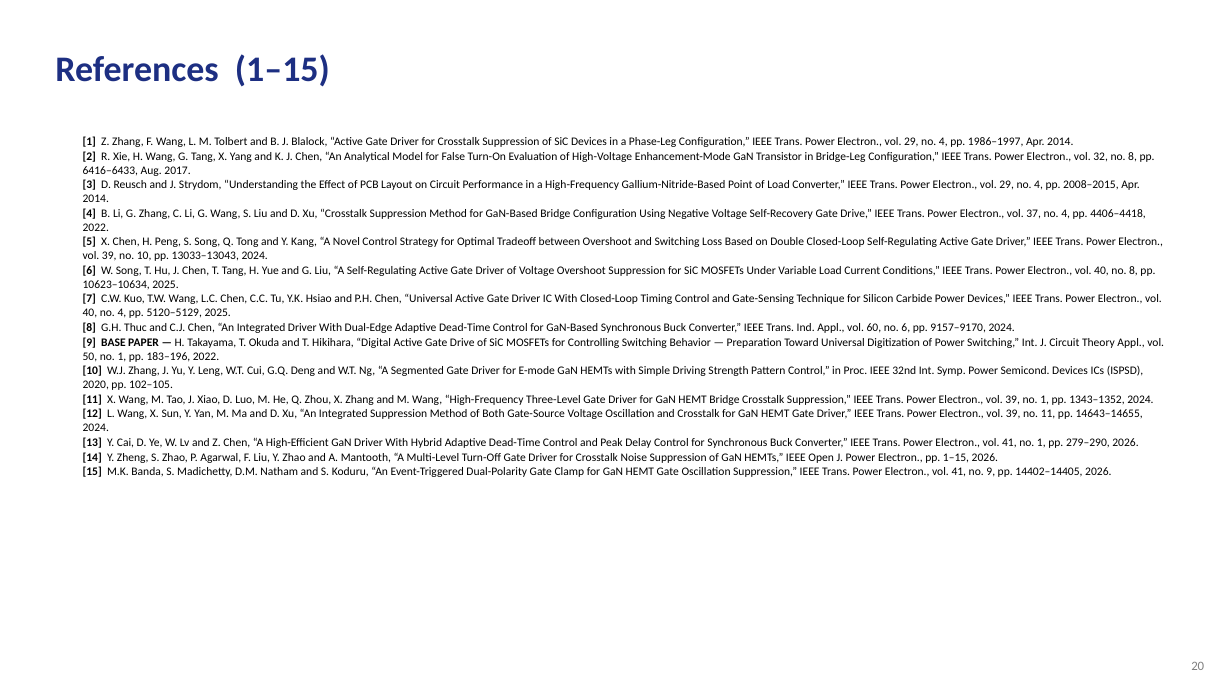
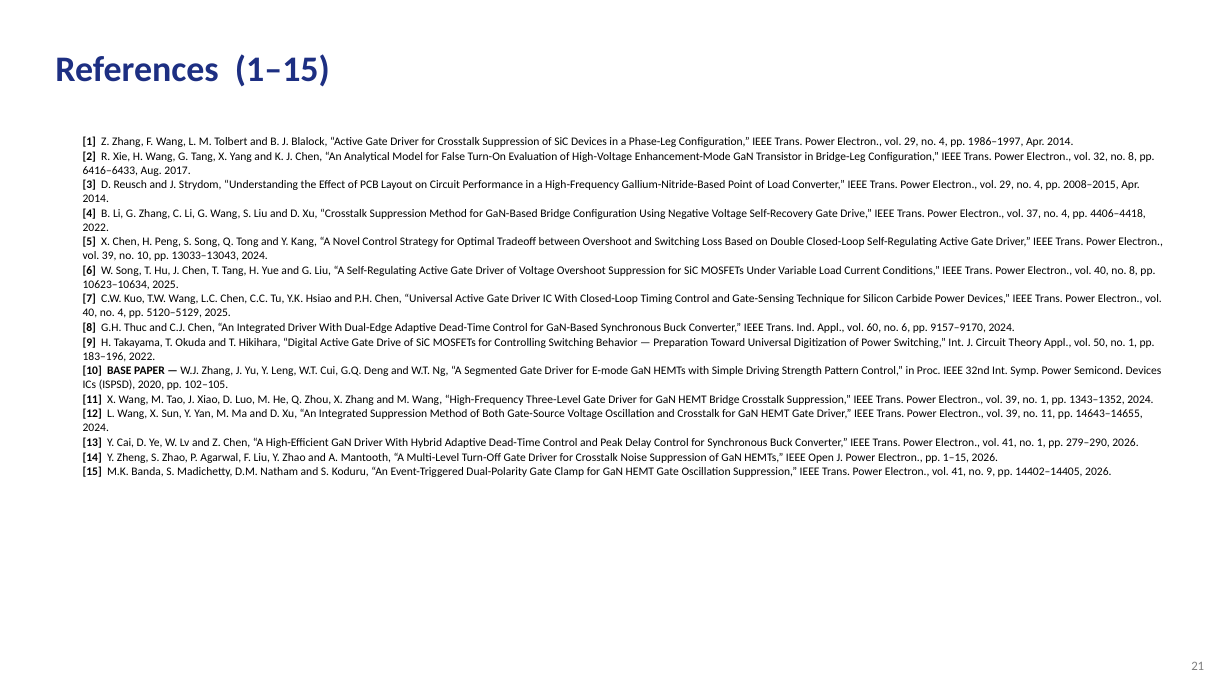
Before and after one commit to Amritha902/gan-driver, a slide deck: slide 21 of review/GaN_Review1_PRESENT.pptx (slide 20 before the commit). Drawn at 1232x693 pixels with LibreOffice and Linux fonts; fonts in the diff are those of the drawing. Boxes give left, top, right and bottom in pixels: in the first picture for what was removed or moved away, otherwise in the second. Text is boxed around its words. In the diff, an @@ line names an element or a change of style, - is before the commit and + after.

```diff
--- a/review/GaN_Review1_PRESENT.pptx
+++ b/review/GaN_Review1_PRESENT.pptx
@@ text at box(83, 337, 1162, 390): text changed @@
-[9] BASE PAPER — H. Takayama, T. Okuda and T. Hikihara, “Digital Active Gate Drive of SiC MOSFETs for Controlling Switching Behavior — Preparation Toward Universal Digitization of Power Switching,” Int. J. Circuit Theory Appl., vol. 50, no. 1, pp. 183–196, 2022.
-[10] W.J. Zhang, J. Yu, Y. Leng, W.T. Cui, G.Q. Deng and W.T. Ng, “A Segmented Gate Driver for E-mode GaN HEMTs with Simple Driving Strength Pattern Control,” in Proc. IEEE 32nd Int. Symp. Power Semicond. Devices ICs (ISPSD), 2020, pp. 102–105.
+[9] H. Takayama, T. Okuda and T. Hikihara, “Digital Active Gate Drive of SiC MOSFETs for Controlling Switching Behavior — Preparation Toward Universal Digitization of Power Switching,” Int. J. Circuit Theory Appl., vol. 50, no. 1, pp. 183–196, 2022.
+[10] BASE PAPER — W.J. Zhang, J. Yu, Y. Leng, W.T. Cui, G.Q. Deng and W.T. Ng, “A Segmented Gate Driver for E-mode GaN HEMTs with Simple Driving Strength Pattern Control,” in Proc. IEEE 32nd Int. Symp. Power Semicond. Devices ICs (ISPSD), 2020, pp. 102–105.
@@ text at box(1191, 662, 1204, 670): text changed @@
-20
+21
```
Also in this commit, not shown: 18 other slides changed, 1 slide added, 7 other files.
